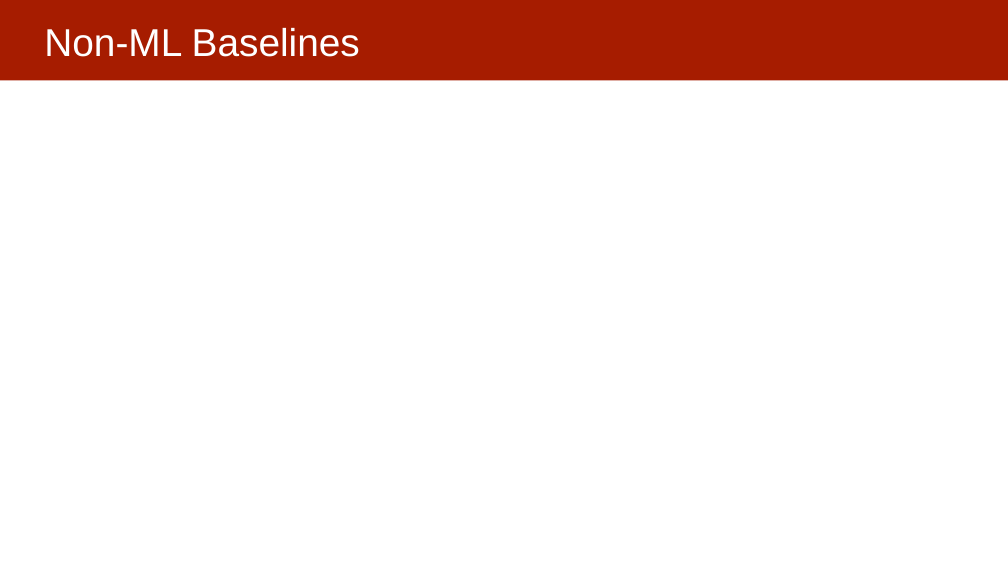
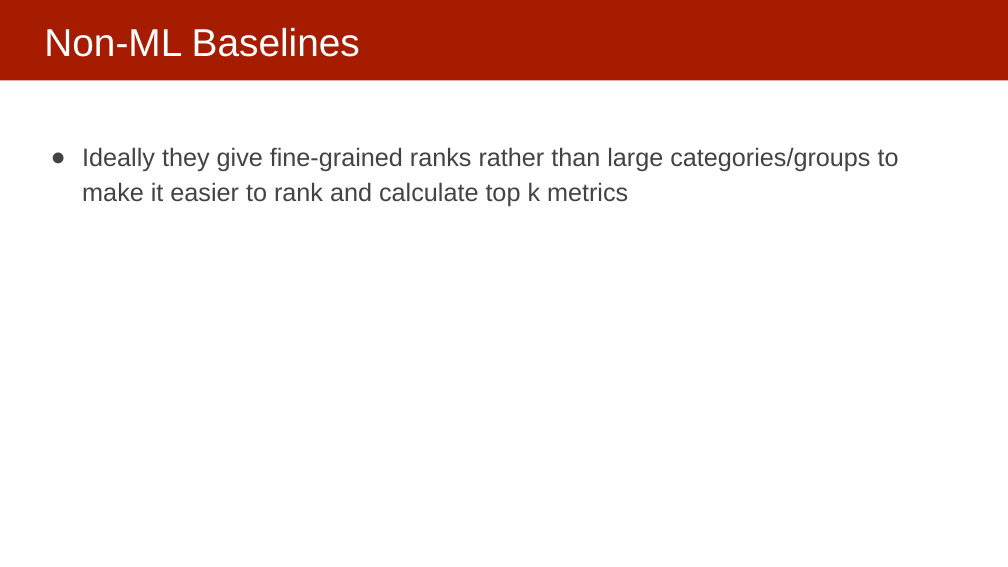
Before and after one commit to dssg/MLinPractice, a slide deck: slide 7 of Lectures/Lecture5-ModelSelection.pptx. Drawn at 1008x567 pixels with LibreOffice and Linux fonts; fonts in the diff are those of the drawing. Boxes give left, top, right and bottom in pixels: in the first picture for what was removed or moved away, otherwise in the second. Text is boxed around its words. In the diff, an @@ line names an element or a change of style, - is before the commit and + after.

```diff
--- a/Lectures/Lecture5-ModelSelection.pptx
+++ b/Lectures/Lecture5-ModelSelection.pptx
@@ text added at (82, 147, 899, 207), 24 pt, text #434343 @@
+● Ideally they give fine-grained ranks rather than large categories/groups to make it easier to rank and calculate top k metrics
```
Also in this commit, not shown: 2 other slides changed.
